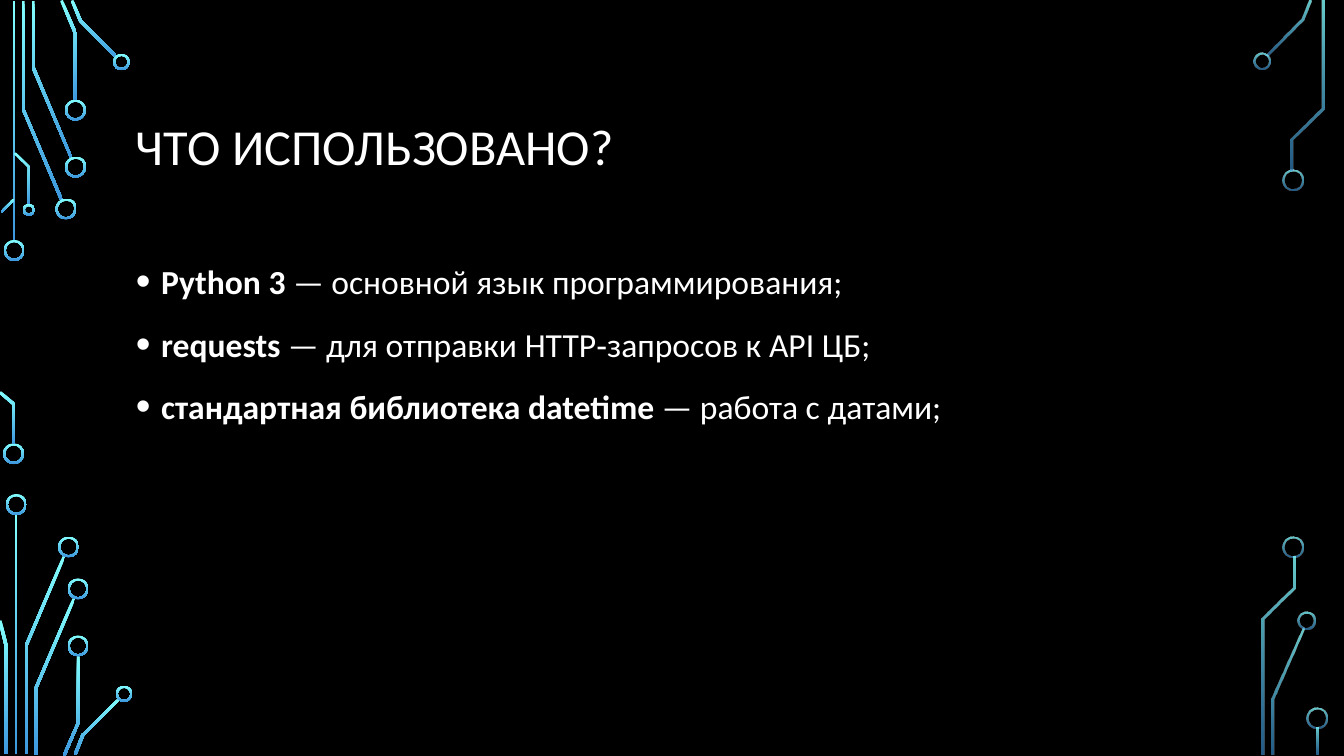
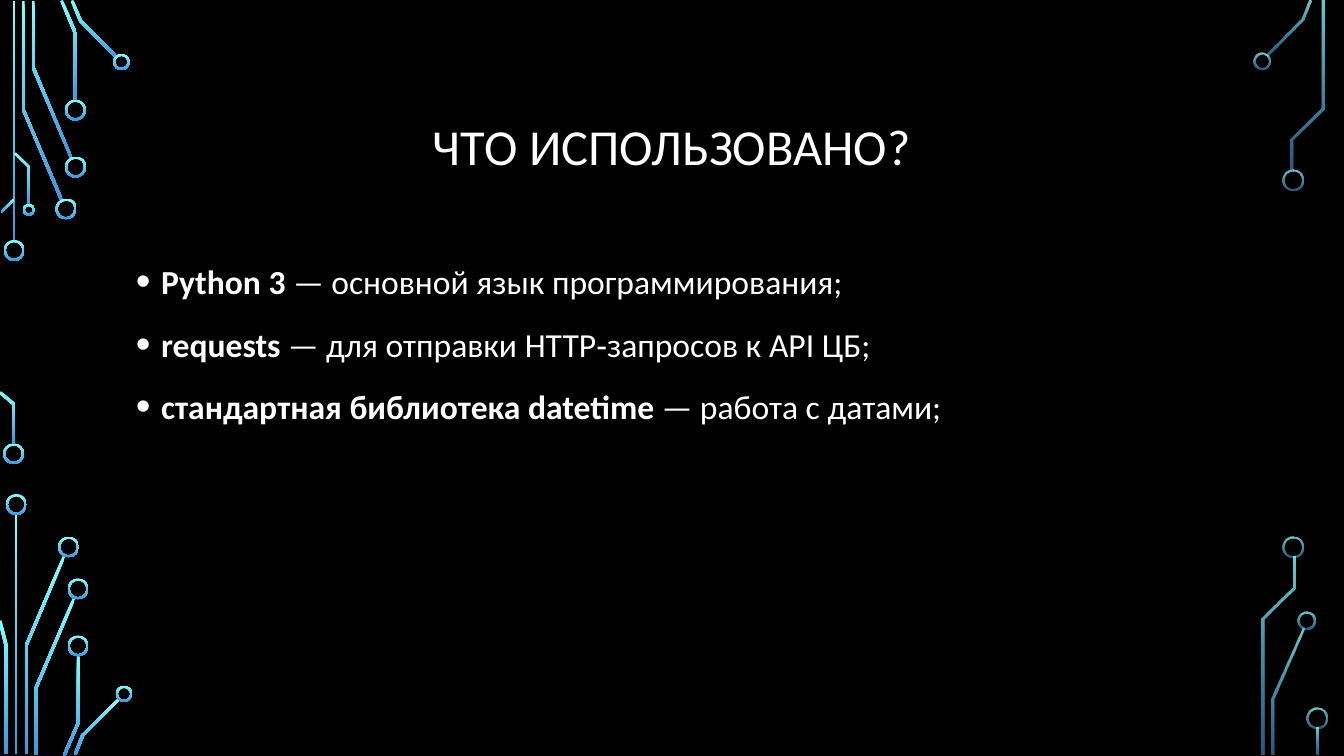
Before and after one commit to BlackPaganYT/Currency_Rates, a slide deck: slide 3 of Конвентатор валют.pptx. Drawn at 1344x756 pixels with LibreOffice and Linux fonts; fonts in the diff are those of the drawing; background and template pictures are left out. Boxes give left, top, right and bottom in pixels: in the first picture for what was removed or moved away, otherwise in the second. Text is boxed around its words. In the diff, an @@ line names an element or a change of style, - is before the commit and + after.

```diff
--- a/Конвентатор валют.pptx
+++ b/Конвентатор валют.pptx
@@ title "ЧТО ИСПОЛЬЗОВАНО?" at <box>433,130,910,166</box>: alignment left to centre @@
```
Also in this commit, not shown: 8 other slides changed, 5 slides added, 1 slide removed.
